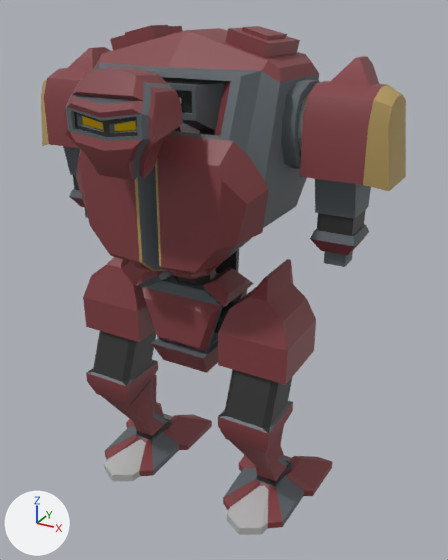
The FBX model Assets/My Stuff/Models/MyTitan2.fbx: old version first, new version second.
The view is the same before and after, from a 50 mm lens placed at (3.31, -5.35, 5.47), pointed at (0.28, 0.16, 2.72). Lighting does not change. The marker at lower left points along +X, +Y and +Z. Where no turn or scale is listed for an object, it has been applied to the vertices.

In view in the first picture: 'MyTitan'.
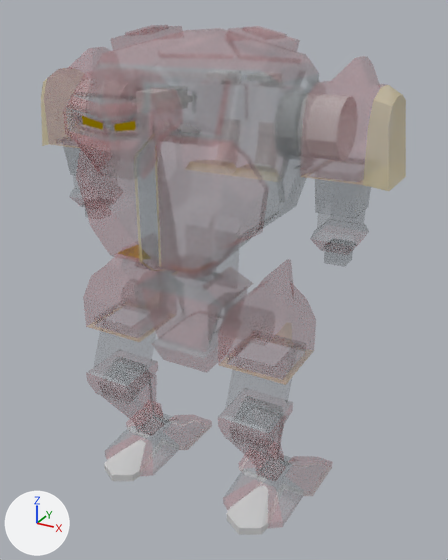
Changed parts and their boxes (x1, y1, x2, y2) in the pictures (448 x 560 px):
'MyTitan', surface changed: (41, 25, 406, 535) in both

The change, as a list of edits to the scene's bpy script:
```text
Change img_colours_png:
    img_colours_png: load_image('Colours.png', '../../Scenes/Mateirals/Colours.png', 1024, 1024, 'sRGB') -> load_image('Colours.png', '../../Scenes/Mateirals/Colours.png', 1024, 1024, 'Non-Color')
Change mat_mainmaterial:
    add n3 = _N.new('ShaderNodeTexImage'); n3.name = 'Image Texture.001'
    add n3.image = img_colours_png
    where n0 = _N.new('ShaderNodeBsdfPrincipled'); n0.name = 'Principled BSDF'
    add _L.new(n3.outputs[0], n0.inputs[4])  # 'Color' to 'Alpha'
```
